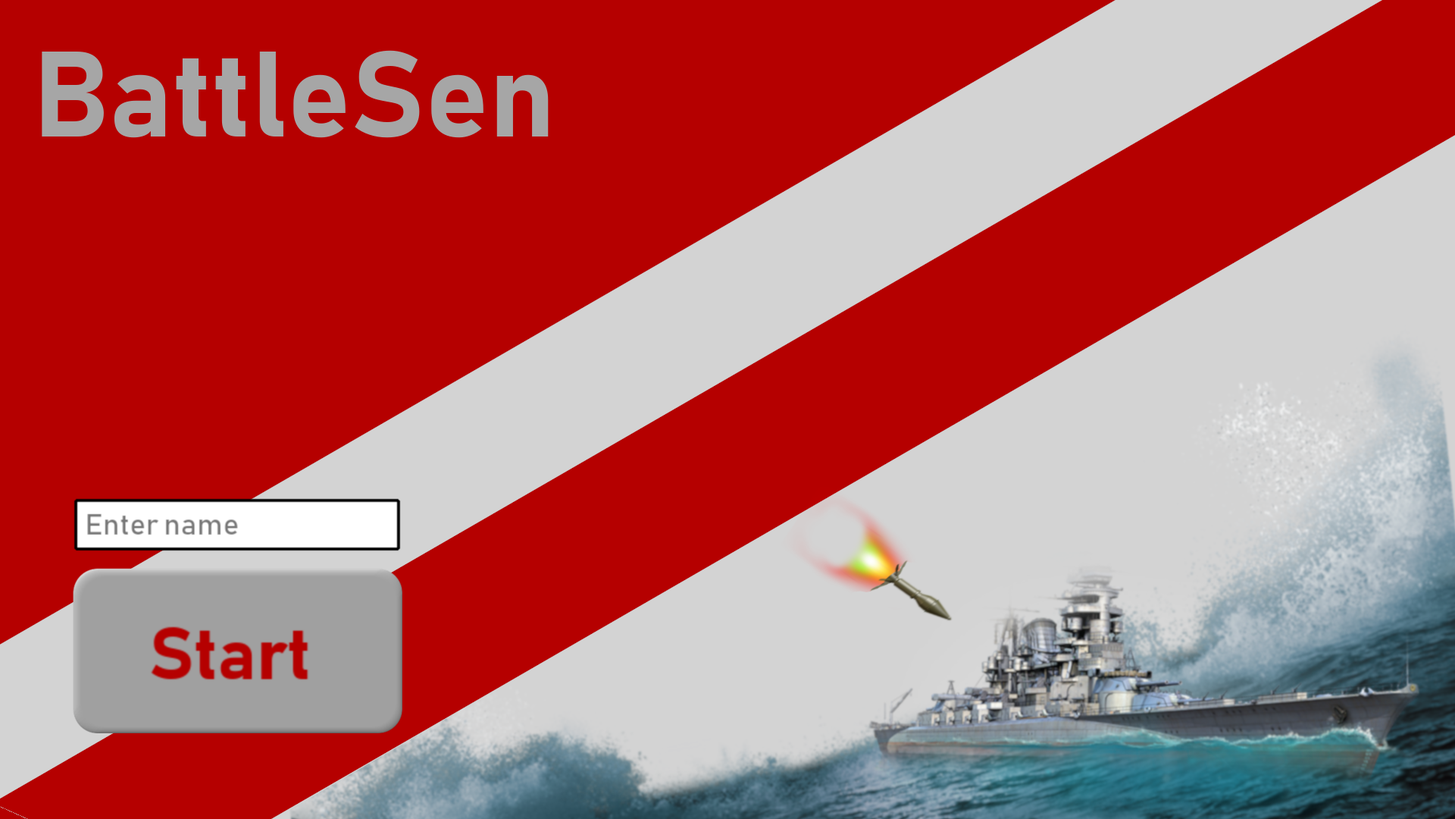
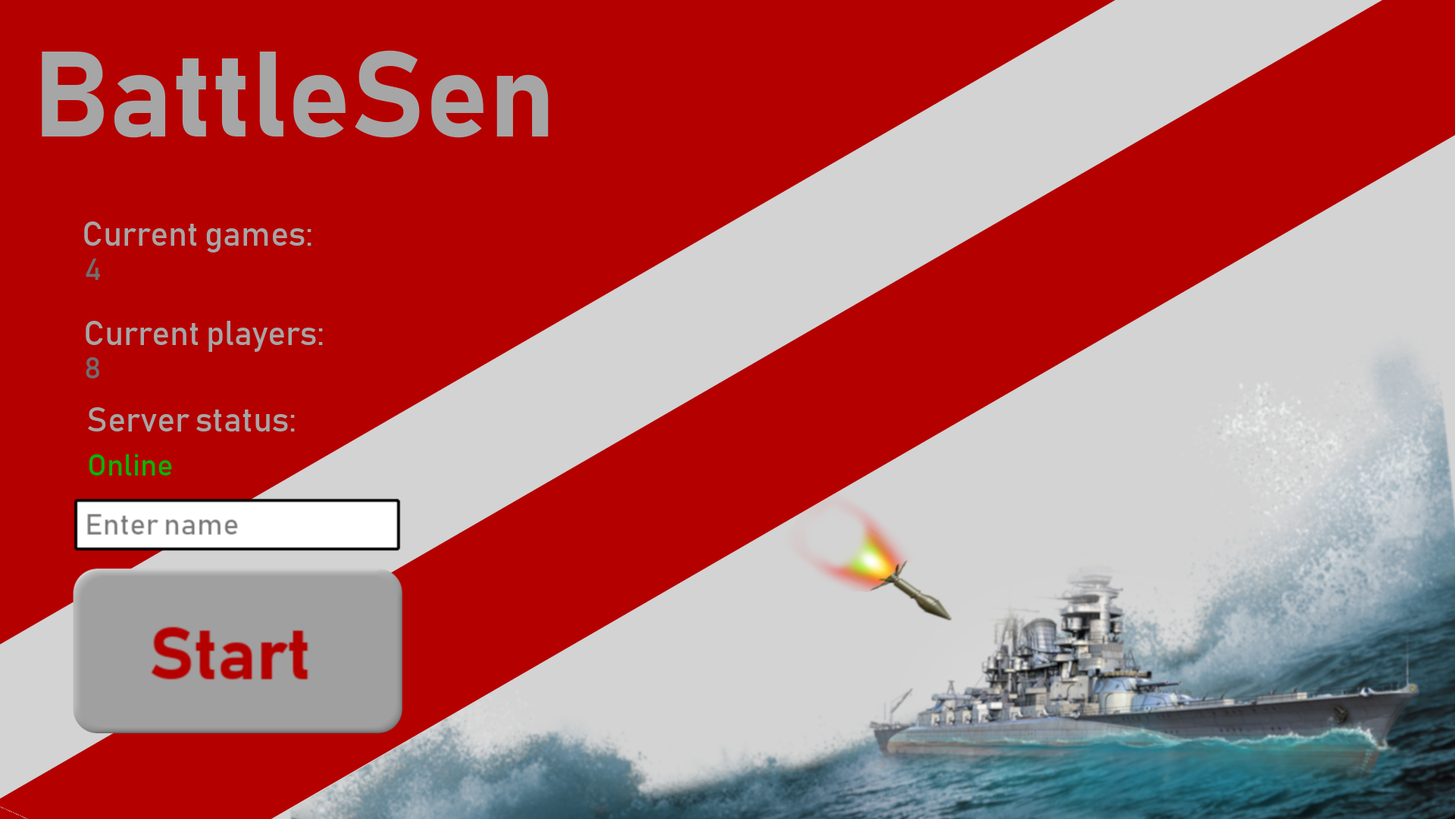
Before/after of a w=1455, h=819 layered artwork. What changed in the layer stack:
added layer "4" above "Start" over 85, 258, 101, 280
added layer "8" above "Online" over 85, 357, 100, 379
added layer "Online" above "button" over 88, 454, 173, 476
added layer "Server status:" above "Current players:" over 87, 407, 295, 432
added layer "Current players:" above "Current games:" over 85, 320, 323, 352
added layer "Current games:" above "Background" over 84, 221, 312, 253
